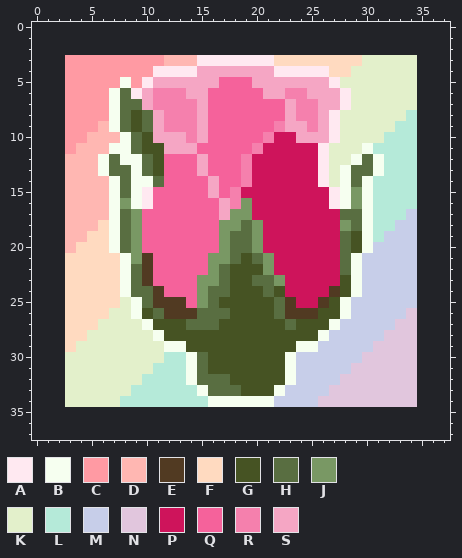
One commit to this pixel-art sprite: png/rosebud_bg_square.png. That is the earlier state.
The file is 32x32 pixels. The old version is drawn lined up with the new one, on the new canvas.
Palette (. is transparent): A #ffe9f1  B #f6fff0  C #ff9aa3  D #ffb7b2  E #513a22  F #ffdac0  G #465323  H #596e41  J #799864  K #e3f0cb  L #b5ead9  M #c7cee9  N #e1c6dd  P #ce145b  Q #f5629b  R #f580ad  S #f5a6c4
Pixels before, first column x 3:
 3 CCCCCCCCCDDDAAAAAAAFFFFFFFFKKKKK
 4 CCCCCCCCAAAASSSSSSSAAAAAFFKKKKKK
 5 CCCCCBCASSSSSSQQQSSSSSSSAKKKKKKK
 6 CCCCBHASRRRSSQQQQQSSRRSSSAKKKKKK
 7 CCCCBHHSRRRRSQQQQQQQSRRSSAKKKKKK
 8 CCCCBHGHSRRRSQQQQQQQSRRSAKKKKKKL
 9 CCCDBHGHSRRRSQQQQQQRSSRSAKKKKKLL
10 CCDDDBHGSSSRSQQQQQRPPSSSAKKKKLLL
11 CDDDBBHGGSSSQQQQQRPPPPPAKKKBLLLL
12 DDDBHBBHGQQQSQQQRPPPPPPAKKBHBLLL
13 DDDBHHBHGQQQSQQQRPPPPPPAKBHHBLLL
14 DDDDBHBBHQQQQSQQRPPPPPPAKBHBLLLL
15 DDDDBHBAQQQQQSQRPPPPPPPPABJBLLLL
16 DDDDBJBAQQQQQQSRJPPPPPPPABJBLLLL
17 DDDDBHJQQQQQQQSJJPPPPPPPPHHBLLLM
18 DDDFBHJQQQQQQQJJHJPPPPPPPJHBLLMM
19 DDFFBHJQQQQQQQJHHJPPPPPPPHGBLMMM
20 DFFFBHJQQQQQQQJHHJPPPPPPPHGBMMMM
21 FFFFFBJEQQQQQJJHGHJPPPPPPHBMMMMM
22 FFFFFBHEQQQQQJHGGGJPPPPPPHBMMMMM
23 FFFFFBHEQQQQJJHGGHHJPPPPPGBMMMMM
24 FFFFFBHHEQQQJHHGGGHGPPPPEGBMMMMM
25 FFFFFKBHEEEQJHGGGGGHEPPEGBMMMMMM
26 FFFFKKBGHEEEHHHGGGGHEEEGGBMMMMMN
27 FFFKKKKBGGGHHHGGGGGGHGGGBMMMMMNN
28 FFKKKKKKBGGGGGGGGGGGGGGBMMMMMNNN
29 FKKKKKKKKBBGGGGGGGGGGBBMMMMMNNNN
30 KKKKKKKKKLLBHGGGGGGGBMMMMMMNNNNN
31 KKKKKKKKLLLBHGGGGGGGBMMMMMNNNNNN
32 KKKKKKKLLLLBHHHGGGGGBMMMMNNNNNNN
33 KKKKKKLLLLLLBHHHGGGBMMMMNNNNNNNN
34 KKKKKLLLLLLLLBBBBBBMMMMNNNNNNNNN
New version:
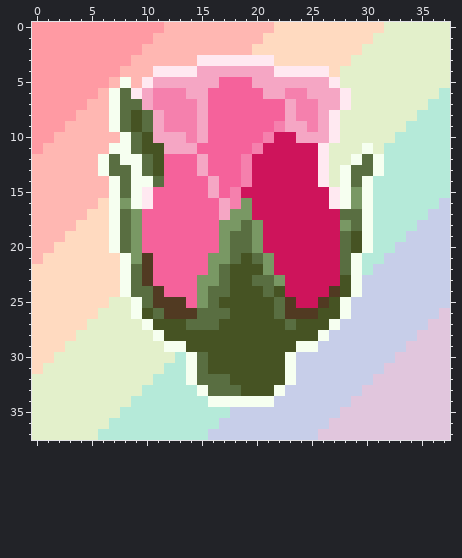
Log entry: add cropped icons, new square bg
Difference:
canvas 32x32 -> 38x38, the old top-left corner now at 3,3
y 0: x 0..37 ...................................... -> CCCCCCCCCCCCDDDDDDDDDDFFFFFFFFFFKKKKKK
y 1: x 0..37 ...................................... -> CCCCCCCCCCCDDDDDDDDDDFFFFFFFFFFKKKKKKK
y 2: x 0..37 ...................................... -> CCCCCCCCCCDDDDDDDDDDFFFFFFFFFFKKKKKKKK
y 3: x 0..2 ... -> CCC; x 9..11 CCC -> DDD; x 29 F -> K; x 35..37 ... -> KKK
y 4: x 0..2 ... -> CCC; x 8..10 CCC -> DDD; x 28 F -> K; x 35..37 ... -> KKK
y 5: x 0..2 ... -> CCC; x 7 C -> D; x 9 C -> D; x 35..37 ... -> KKK
y 6: x 0..2 ... -> CCC; x 6 C -> D; x 35..37 ... -> KKL
y 7: x 0..2 ... -> CCC; x 5..6 CC -> DD; x 35..37 ... -> KLL
y 8: x 0..2 ... -> CCC; x 4..6 CCC -> DDD; x 34..37 L... -> KLLL
y 9: x 0..5 ...CCC -> CCCDDD; x 33 L -> K; x 35..37 ... -> LLL
y 10: x 0..4 ...CC -> CCDDD; x 32 L -> K; x 35..37 ... -> LLL
y 11: x 0..3 ...C -> CDDD; x 31 L -> K; x 35..37 ... -> LLL
y 12..15: x 0..2 ... -> DDD; x 35..37 ... -> LLL
y 16: x 0..2 ... -> DDD; x 6 D -> F; x 35..37 ... -> LLM
y 17: x 0..2 ... -> DDD; x 5..6 DD -> FF; x 34..37 M... -> LLMM
y 18: x 0..2 ... -> DDD; x 4..5 DD -> FF; x 33..37 MM... -> LLMMM
y 19: x 0..4 ...DD -> DDDFF; x 32..33 MM -> LL; x 35..37 ... -> MMM
y 20: x 0..3 ...D -> DDFF; x 31..32 MM -> LL; x 35..37 ... -> MMM
y 21: x 0..2 ... -> DFF; x 30..31 MM -> LL; x 35..37 ... -> MMM
y 22: x 0..2 ... -> FFF; x 30 M -> L; x 35..37 ... -> MMM
y 23..24: x 0..2 ... -> FFF; x 35..37 ... -> MMM
y 25: x 0..2 ... -> FFF; x 7 F -> K; x 35..37 ... -> MMM
y 26: x 0..2 ... -> FFF; x 6 F -> K; x 34..37 N... -> MMMN
y 27: x 0..2 ... -> FFF; x 5 F -> K; x 33..37 NN... -> MMMNN
y 28: x 0..2 ... -> FFF; x 4 F -> K; x 32..37 NNN... -> MMMNNN
y 29: x 0..3 ...F -> FFFK; x 31..33 NNN -> MMM; x 35..37 ... -> NNN
y 30: x 0..2 ... -> FFK; x 12 L -> K; x 30..32 NNN -> MMM; x 35..37 ... -> NNN
y 31: x 0..2 ... -> FKK; x 11 L -> K; x 29..31 NNN -> MMM; x 35..37 ... -> NNN
y 32: x 0..2 ... -> KKK; x 10 L -> K; x 28..30 NNN -> MMM; x 35..37 ... -> NNN
y 33: x 0..2 ... -> KKK; x 9 L -> K; x 27..29 NNN -> MMM; x 35..37 ... -> NNN
y 34: x 0..2 ... -> KKK; x 8 L -> K; x 26..28 NNN -> MMM; x 35..37 ... -> NNN
y 35: x 0..37 ...................................... -> KKKKKKKKLLLLLLLLLLMMMMMMMMMMNNNNNNNNNN
y 36: x 0..37 ...................................... -> KKKKKKKLLLLLLLLLLMMMMMMMMMMNNNNNNNNNNN
y 37: x 0..37 ...................................... -> KKKKKKLLLLLLLLLLMMMMMMMMMMNNNNNNNNNNNN
Pixel boxes of the changes (left, top, right, bottom) in both pictures:
changed: (32, 22, 450, 440)
